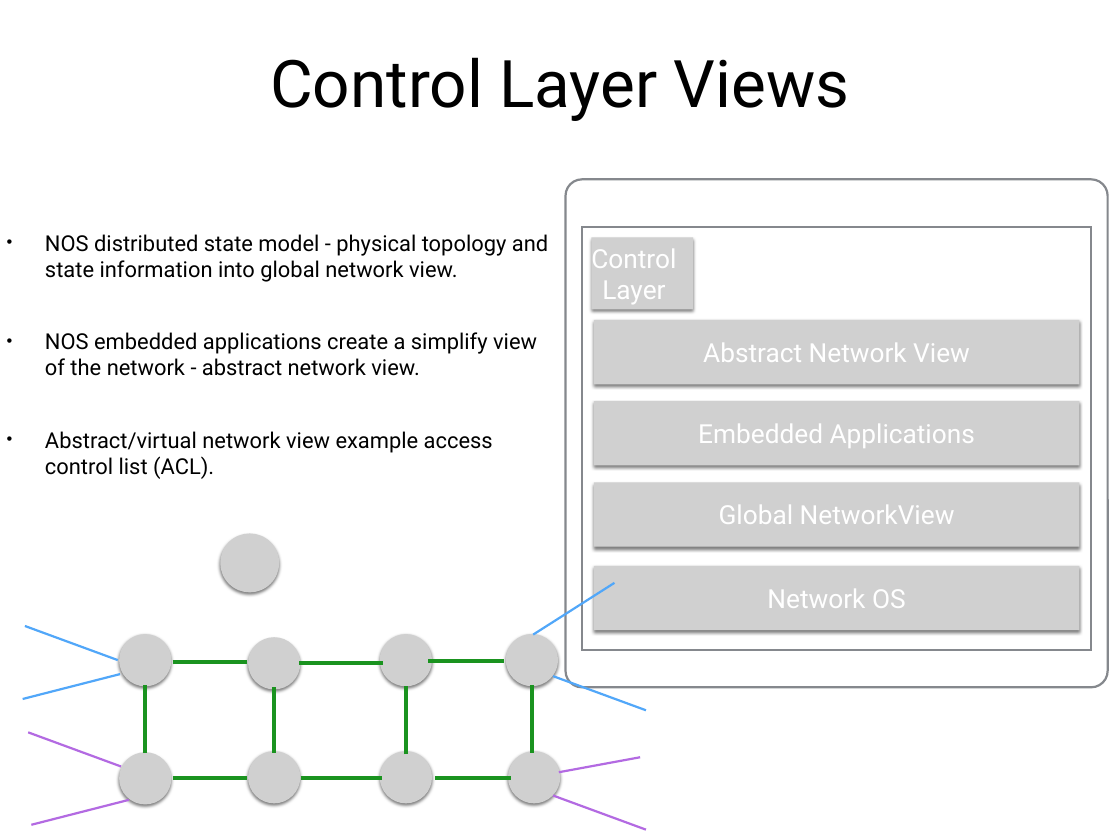
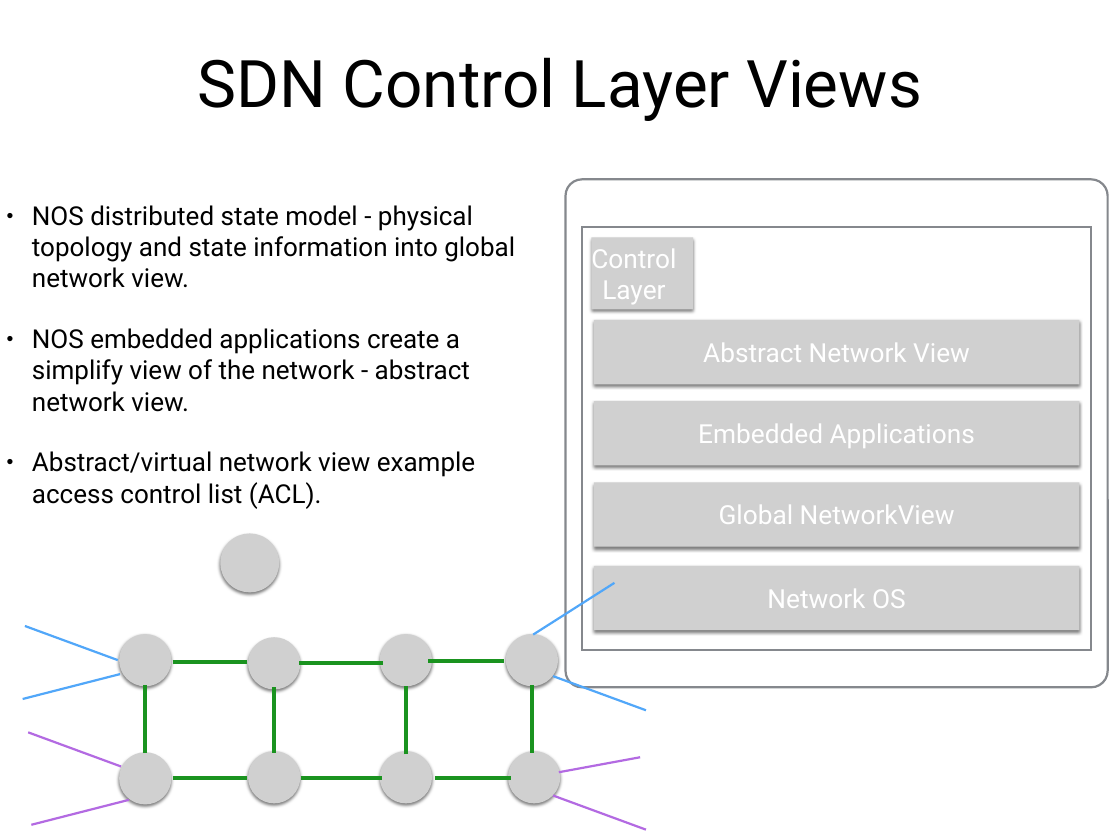
Before and after one commit to nickkaranatsios/ruby-utils, a slide deck: slide 10 of docs/sdn-lecture-notes.pptx. Drawn at 1120x840 pixels with LibreOffice and Linux fonts; fonts in the diff are those of the drawing; grey boxes stand for pictures; background and template pictures are left out. Boxes give left, top, right and bottom in pixels: in the first picture for what was removed or moved away, otherwise in the second. Text is boxed around its words. In the diff, an @@ line names an element or a change of style, - is before the commit and + after.

```diff
--- a/docs/sdn-lecture-notes.pptx
+++ b/docs/sdn-lecture-notes.pptx
@@ title at (198,57,922,121): text changed @@
-Control Layer Views
+SDN Control Layer Views
@@ text "NOS distributed state model - ..." at (32,205,515,509): size 20 to 23.8 pt; indent changed; less space between paragraphs @@
```
Also in this commit, not shown: 9 other slides changed, 1 slide added, 1 slide removed.
